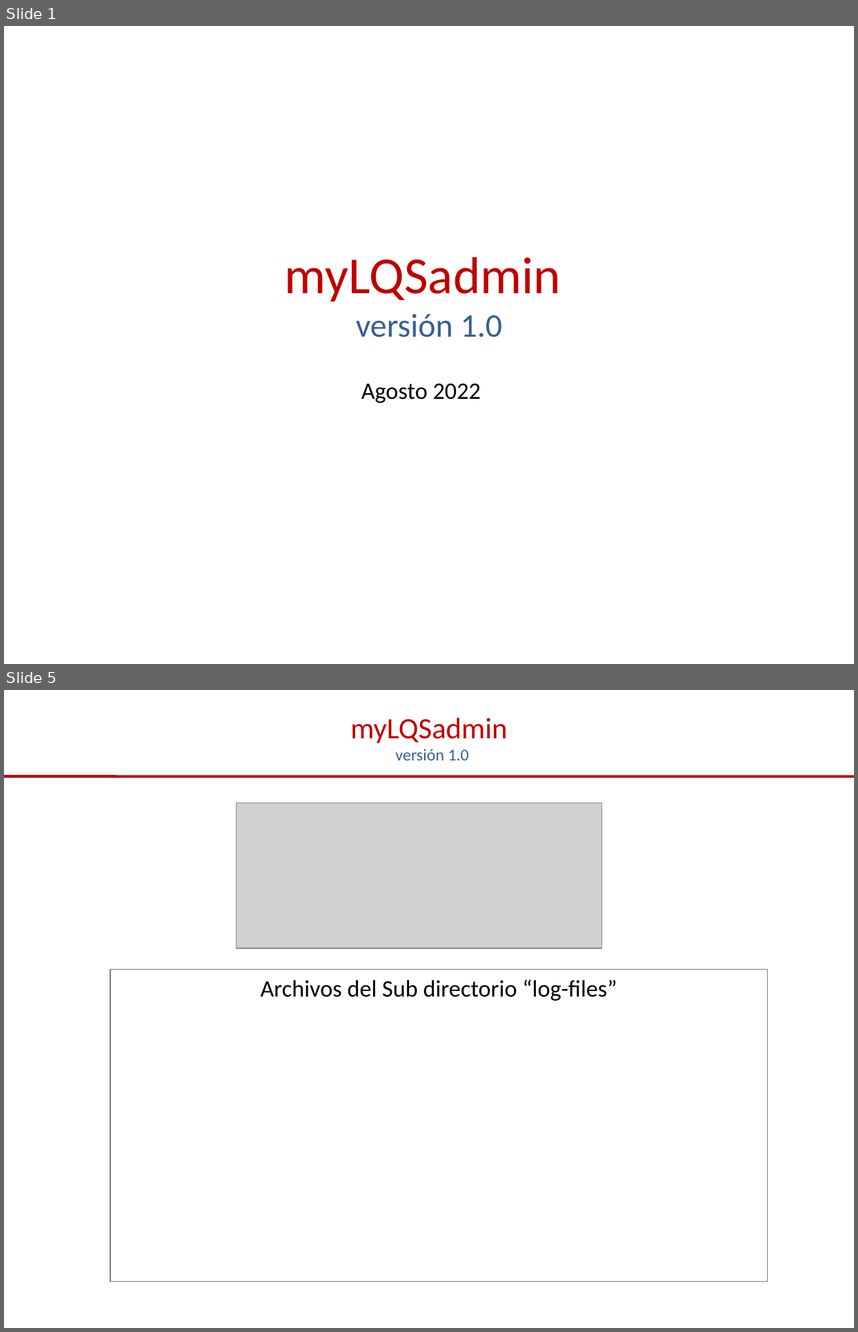
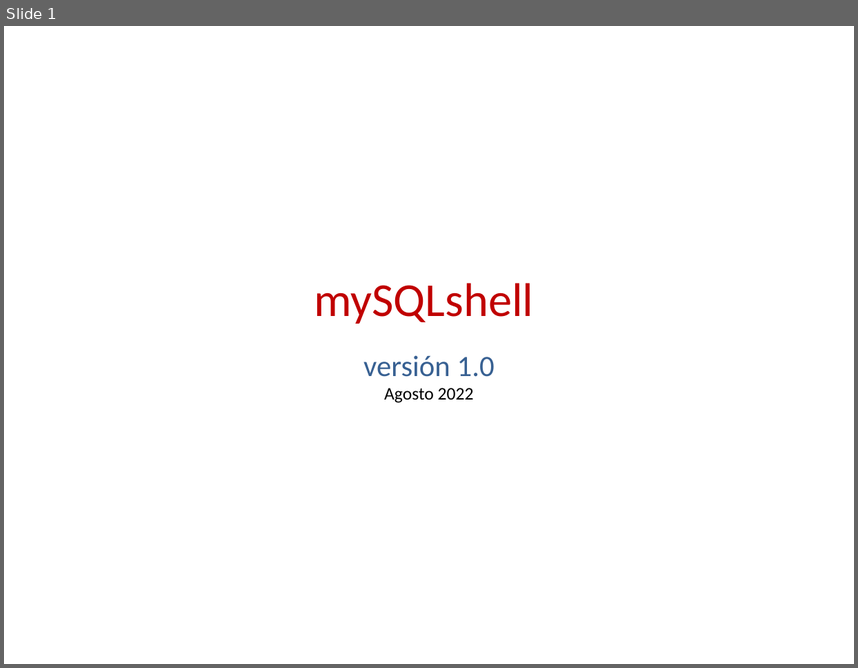
Before and after one commit to iggProjects/mySQLshell, a slide deck: assets/z-readme/myLQShell-readme.ppt. Shown one above the other, each under a label of ours: slides 1 and 5 before the commit, slide 1 after it; the slides between them are not shown. The pictures are 858x1332 and 858x668 pixels, drawn with LibreOffice and Linux fonts; fonts in the diff are those of the drawing; grey boxes stand for pictures. Boxes give left, top, right and bottom in pixels: in the first picture for what was removed or moved away, otherwise in the second. Text is boxed around its words. In the diff, an @@ line names an element or a change of style, - is before the commit and + after.

```diff
--- a/assets/z-readme/myLQShell-readme.ppt
+++ b/assets/z-readme/myLQShell-readme.ppt
@@ slide 5 removed at box(4, 690, 854, 1328), background #FFFFFF @@
@@ title removed at box(350, 718, 507, 760) @@
-myLQSadmin
-versión 1.0
@@ line removed from (4, 777) to (854, 777) @@
@@ picture removed at box(236, 803, 602, 949) @@
@@ subtitle removed at box(110, 969, 767, 1281) @@
-Archivos del Sub directorio “log-files”
@@ slide 1 changed as well @@
@@ title at box(314, 283, 533, 403): text changed; size 44 to 40 pt @@
-myLQSadmin
-versión 1.0
+mySQLshell
+versión 1.0
+Agosto 2022
@@ subtitle removed at box(361, 383, 481, 403) @@
-Agosto 2022
```
Also in this commit, not shown: 7 other slides changed, 4 slides added, 2 other slides removed, 26 other files.
